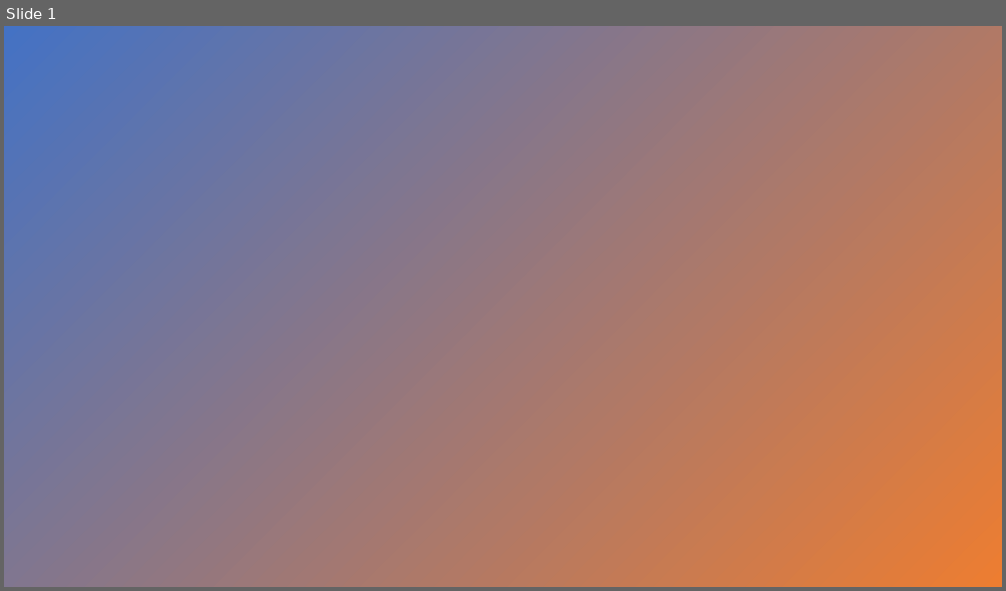
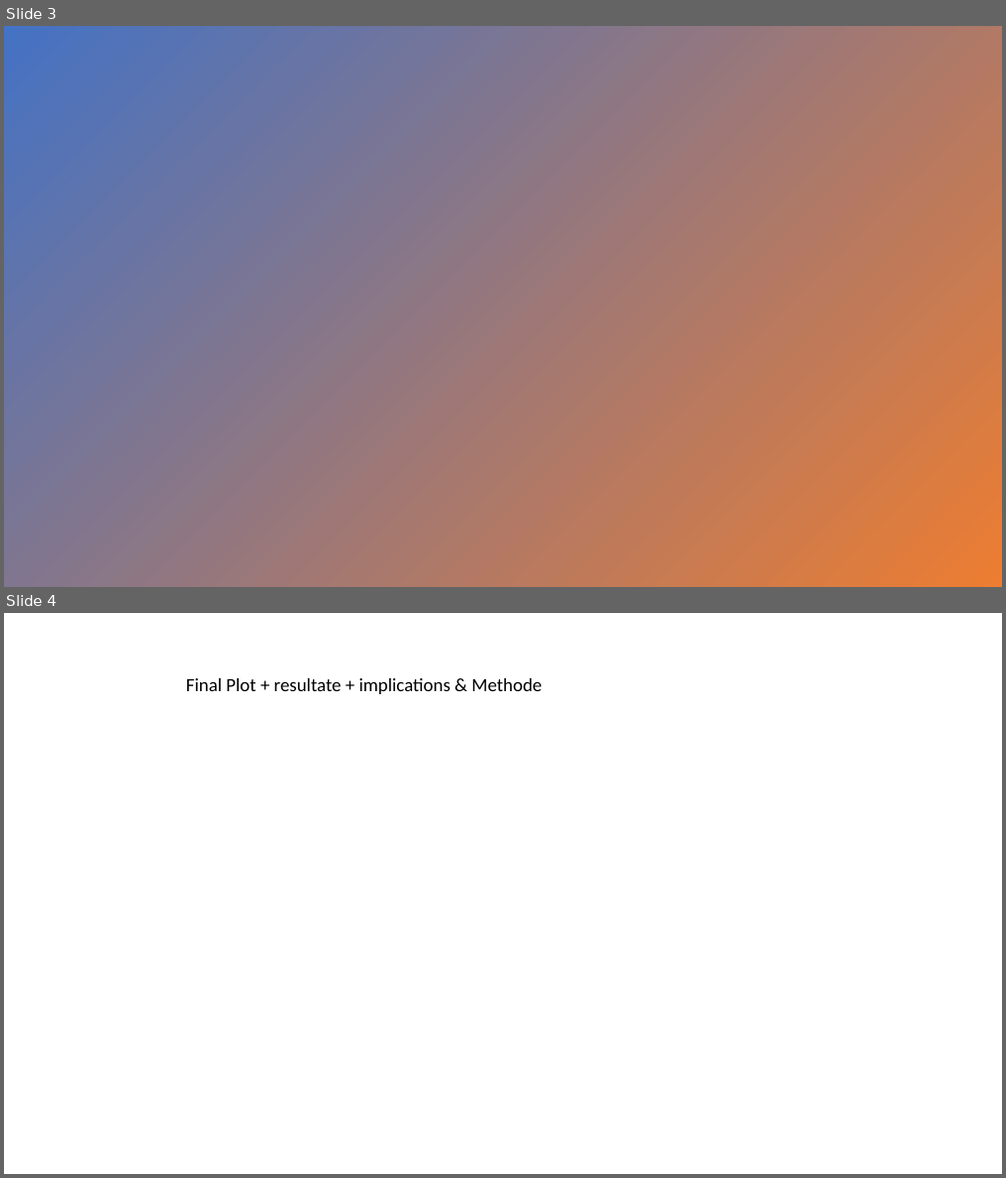
Before and after one commit to VivianePinti/Data-Analytics-Flight-2023, a slide deck: Flying High Presentation_long presentation.pptx. Shown one above the other, each under a label of ours: slide 1 before the commit, slides 3 and 4 after it. The pictures are 1006x591 and 1006x1178 pixels, drawn with LibreOffice and Linux fonts; fonts in the diff are those of the drawing; background and template pictures are left out. Boxes give left, top, right and bottom in pixels: in the first picture for what was removed or moved away, otherwise in the second. Text is boxed around its words. In the diff, an @@ line names an element or a change of style, - is before the commit and + after.

```diff
--- a/Flying High Presentation_long presentation.pptx
+++ b/Flying High Presentation_long presentation.pptx
@@ slide 4 added at (4,613,1002,1174), background #FFFFFF @@
@@ text added at (186,678,542,694), 18 pt, text #000000 @@
+Final Plot + resultate + implications & Methode
@@ what was slide 1 is now slide 3 @@
```
Also in this commit, not shown: 3 other slides added, 1 other file.
